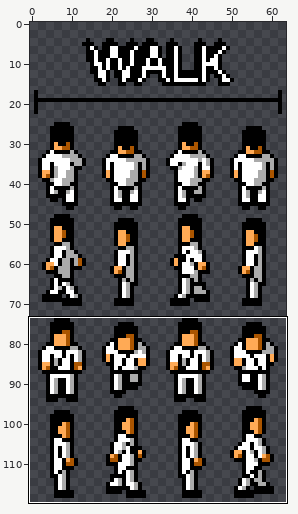
Two versions of one sprite sheet, Client/Texture/Player/Walk.png. Above: a wide view before the commit, with the close-up outlined.
Close-up. Earlier state:
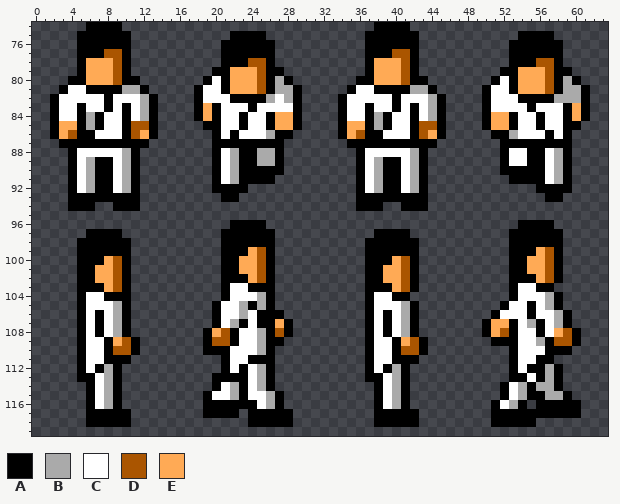
The file is 64x120 pixels. Colours within 5 levels of each other are drawn and written as one. Shown: x 0..63, y 74..119. The commit also changed other parts of the picture, which this record leaves out.
Palette (. is transparent): A #000000  B #aaaaaa  C #ffffff  D #aa5500  E #ffaa55
Pixels before (only the part around the change), first column x 0:
 74 ......AAAA............................AAAA......................
 75 .....AAAAAA...........AAAA...........AAAAAA...........AAAA......
 76 .....AAAAAA..........AAAAAA..........AAAAAA..........AAAAAA.....
 77 .....AAADDA..........AAAAAA..........AAADDA..........AAAAAA.....
 78 .....AEEEDA..........AAADDA..........AEEEDA..........AAADDA.....
 79 .....AEEEDA.........AAEEEDAA.........AEEEDA.........AAEEEDAA....
 80 ....AAEEEDAA.......ACAEEEDABA.......AAEEEDAA.......ACAEEEDABA...
 81 ...ACCAAAABBA.....ACCAEEEDABBA.....ACCAAAABBA.....ACCAEEEDABBA..
 82 ..ACCCCCACCCBA....ACCCAAAABCBA....ACCCCCACCCBA....ACCCAAAABBBA..
 83 ..ACCACCACACBA....AEACCCACCCCA....ACCACCACACBA....ACCCCACCCAEA..
 84 ..ACCABACCACBA....AEACCACCAEEA....ACCABACCACBA....AEEACCACCAEA..
 85 ..AEEABACCADDA.....AACCACCAEEA....AEEABACCADDA....AEEACCACCAA...
 86 ..AEDAACCCADEA......ACACCCBAA.....AEDAACCCADEA.....AABCCCACA....
 87 ...AAAAAAAAAA.......AAAAAAAA.......AAAAAAAAAA.......AAAAAAAA....
 88 ....ACCCCCBA........ACBAABBA........ACCCCCBA........ACCAACBA....
 89 ....ACBAACBA........ACBAABBA........ACBAACBA........ACCAACBA....
 90 ....ACBAACBA........ACBAAAAA........ACBAACBA........AAAAACBA....
 91 ....ACBAACBA........ACBAAAA.........ACBAACBA.........AAAACBA....
 92 ....ACBAACBA........AAAA............ACBAACBA............AAAA....
 93 ....AAAAAAAA.........AA.............AAAAAAAA.............AA.....
 94 ....AAA..AAA........................AAA..AAA....................
 95 ................................................................
 96 ......................AAAA............................AAAA......
 97 ......AAAA...........AAAAAA...........AAAA...........AAAAAA.....
 98 .....AAAAAA..........AAAAAA..........AAAAAA..........AAAAAA.....
 99 .....AAAAAA..........AAAEDA..........AAAAAA..........AAAEDA.....
100 .....AAAEDA..........AAEEDA..........AAAEDA..........AAEEDA.....
101 .....AAEEDA..........AAEEDA..........AAEEDA..........AAEEDA.....
102 .....AAEEDA..........AAAEDA..........AAEEDA..........AAAEDA.....
103 .....AAAEDA..........ACCAAA..........AAAEDA..........ACCAA......
104 .....ACCAAA..........ACCCBA..........ACCAA...........ACCCBA.....
105 .....ACCCBA.........ACCBABA..........ACCCBA.........ACCACBA.....
106 .....ACACBA.........ACCBCAAA.........ACACBA........ACCCACCBA....
107 .....ACACBA.........ACBACAAEA........ACACBA.......AEEACBACBA....
108 .....ACACBA........AEDACCBADA........ACACBA.......AEDACCACEDA...
109 .....ACCAEDA.......ADDACCBAA.........ACCAEDA.......AAACCBADDA...
110 .....ACCADDA.......AAACCCBA..........ACCADDA.........ACCCAAA....
111 .....ACCAAA..........ACCAAA..........ACCAAA..........ACCAA......
112 .....ACABA...........ACACBA..........ACABA...........ACAABA.....
113 .....AACBA..........AAAACBA..........AACBA...........AACABA.....
114 ......ACBA..........ACBACBA...........ACBA..........ACBABBA.....
115 ......ACBA.........ACCBACCBA..........ACBA..........ACBAABBA....
116 ......ACBA.........AAAAAACBA..........ACBA.........ACBA.AAAAA...
117 ......AAAAA........AAAA.AAAAA.........AAAAA........AAAAAAAAAA...
118 ......AAAAA.............AAAAA.........AAAAA........AAAAA........
119 ................................................................
The same view after the edit:
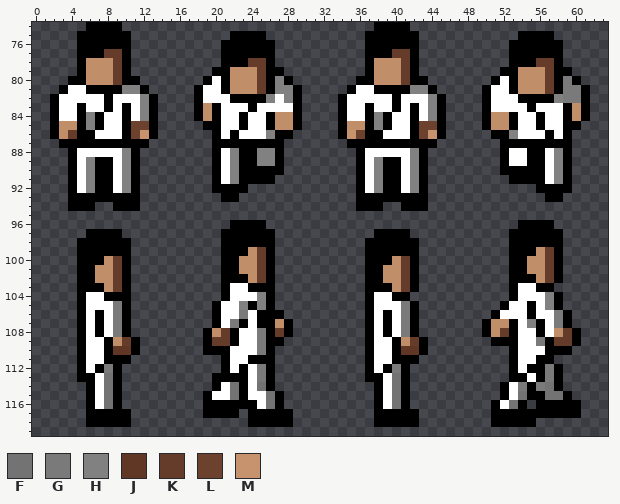
Colours new in this view: F #737373  G #7a7a7a  H #818181  J #5f3724  K #653c29  L #6c412e  M #c6936e
Change:
Colour E changes from #ffaa55 to #c08e68.
Colour F replaces colour B in row 113 at x 8 and 40; in row 114 at x 8, 22, 25, 40 and 57; in row 115 at x 8, 22, 26, 40, 54 and 57 to 58; in row 116 at x 8, 26, 40 and 53.
Colour G replaces colour B in row 80 at x 59; in rows 81 to 82 at x 59 to 60; in row 105 at x 9 and 41; in row 106 at x 9, 23, 41 and 58; in row 107 at x 9, 22, 41 and 58; in row 108 at x 9, 25 and 41.
Colour G replaces colour B in row 109 at x 25 and 56; in row 110 at x 25; in row 112 at x 8, 25, 40 and 57; in row 113 at x 25 and 57; in row 114 at x 54 and 56.
Colour H replaces colour B in row 80 at x 27; in row 81 at x 10 to 11, 27 to 28 and 42 to 43; in row 82 at x 12, 26, 28, 44 and 58; in row 83 at x 12 and 44; in row 84 at x 6, 12, 38 and 44; in row 85 at x 6 and 38.
Colour H replaces colour B in row 86 at x 26 and 53; in row 88 at x 10, 22, 25 to 26, 42 and 58; in row 89 at x 6, 10, 22, 25 to 26, 38, 42 and 58; in rows 90 to 91 at x 6, 10, 22, 38, 42 and 58; in row 92 at x 6, 10, 38 and 42; in row 104 at x 25 and 57.
Colour H replaces colour B in row 105 at x 23, 25 and 57; in row 107 at x 55.
Colour J replaces colour D in row 110 at x 9 to 10 and 41 to 42.
Colour K replaces colour D in row 77 at x 8 to 9 and 40 to 41; in row 78 at x 9, 24 to 25, 41 and 56 to 57; in rows 79 to 80 at x 9, 25, 41 and 57; in row 81 at x 25 and 57; in row 86 at x 4; in row 99 at x 25 and 57.
Colour K replaces colour D in rows 100 to 102 at x 9, 25, 41 and 57; in row 103 at x 9 and 41; in row 108 at x 21, 27, 52 and 59; in row 109 at x 10, 20 to 21, 42 and 58 to 59.
Colour L replaces colour D in row 85 at x 11 to 12 and 43 to 44; in row 86 at x 11, 36 and 43.
Colour M replaces colour E in row 86 at x 12, 35 and 44.
Where, in picture pixels (left, top, right, bottom), the same in both close-ups:
changed: (59, 49, 149, 193)
changed: (347, 49, 437, 193)
changed: (203, 58, 293, 184)
changed: (491, 58, 581, 184)
changed: (212, 247, 284, 409)
changed: (491, 247, 572, 409)
changed: (95, 256, 131, 409)
changed: (383, 256, 419, 409)
